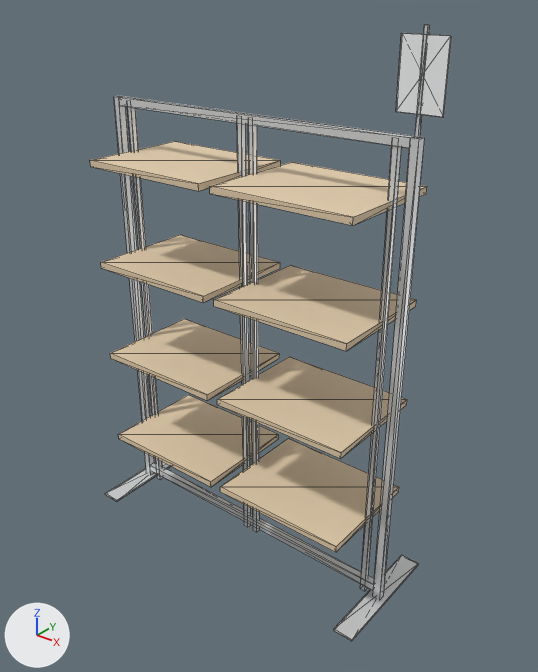
The glTF model public/assets/3d/105-06-011.glb as it was, and as the next commit left it.
Before and after are seen from a 50 mm lens placed at (1.67, -1.97, 2.18), pointed at (0.09, 0.01, 0.95). Every picture has the same lights, and +X, +Y and +Z are marked at lower left. The older version comes first. Mesh edges are drawn as thin lines. Vertices at exactly the same position are counted once.
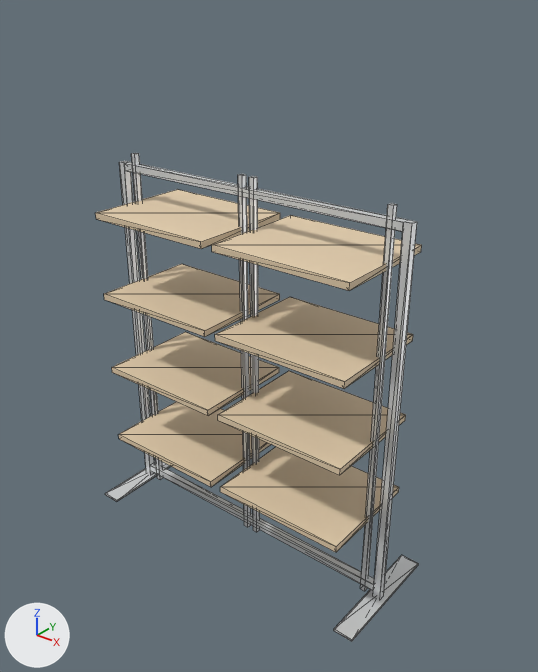
Where the change shows, as pixel boxes (x1, y1, x2, y2) in the pictures (538 x 672 px; the box of a moved part takes in the faces that stretch with it):
'Mesh_0', reshaped (10% narrower, 21% shorter): before (90, 24, 452, 641); after (95, 153, 422, 641)
part 1 of me_mesh_0, moved or reshaped: before (110, 319, 279, 401); after (112, 332, 279, 416)
part 2 of me_mesh_0, moved or reshaped: before (101, 235, 280, 303); after (104, 264, 280, 337)
part 3 of me_mesh_0, moved or reshaped: before (90, 141, 281, 191); after (95, 189, 280, 249)
part 4 of me_mesh_0, moved or reshaped: before (217, 357, 407, 459); after (218, 371, 406, 475)
part 5 of me_mesh_0, moved or reshaped: before (214, 265, 416, 351); after (215, 297, 413, 389)
part 6 of me_mesh_0, moved or reshaped: before (210, 162, 427, 226); after (212, 215, 422, 291)
part 7 of me_mesh_0, deleted: before (415, 24, 430, 138)
part 8 of me_mesh_0, deleted: before (396, 33, 452, 117)
part 9 of me_mesh_0, moved or reshaped: before (114, 96, 425, 599); after (119, 153, 417, 599)
part 10 of me_mesh_0, moved or reshaped: before (237, 123, 260, 532); after (238, 174, 260, 532)

What the commit changed:
me_mesh_0 is used by ob_mesh_0; location (0.0, 0.0, 0.0).
Verts and faces of me_mesh_0; kept vertices keep their numbers, new ones are numbered from 156.
Before the commit, vertices of me_mesh_0: 62 (-0.01, -0.01, 1.75) at pixel (241, 116), 63 (-0.04, -0.01, 1.75) at pixel (236, 115), 66 (-0.04, 0.01, 1.75), 67 (-0.01, 0.01, 1.75), 70 (0.04, -0.01, 1.75) at pixel (252, 118).
Before the commit, vertices of me_mesh_0: 71 (0.01, -0.01, 1.75) at pixel (248, 117), 74 (0.01, 0.01, 1.75), 75 (0.04, 0.01, 1.75).
me_mesh_0 had 156 vertices, 240 faces and spanned x -0.68..0.71, y -0.25..0.25, z 0.0..2.06.
me_mesh_0 now has 140 vertices, 216 faces and spans x -0.68..0.68, y -0.25..0.25, z 0.0..1.55.
me_mesh_0 part 1: the loose piece of 8 vertices spanning x -0.57..-0.03, y -0.22..0.22, z 0.74..0.76 is moved by (0.0, 0.0, -0.07).
me_mesh_0 part 2: the loose piece of 8 vertices spanning x -0.57..-0.03, y -0.22..0.22, z 1.14..1.16 is moved by (0.0, 0.0, -0.13).
me_mesh_0 part 3: the loose piece of 8 vertices spanning x -0.57..-0.03, y -0.22..0.22, z 1.54..1.56 is moved by (0.0, 0.0, -0.2).
me_mesh_0 part 4: the loose piece of 8 vertices spanning x 0.03..0.57, y -0.22..0.22, z 0.74..0.76 is moved by (0.0, 0.0, -0.07).
me_mesh_0 part 5: the loose piece of 8 vertices spanning x 0.03..0.57, y -0.22..0.22, z 1.14..1.16 is moved by (0.0, 0.0, -0.13).
me_mesh_0 part 6: the loose piece of 8 vertices spanning x 0.03..0.57, y -0.22..0.22, z 1.54..1.56 is moved by (0.0, 0.0, -0.2).
me_mesh_0 part 7: the loose piece of 8 vertices spanning x 0.63..0.65, y 0.0, z 1.76..2.06 is deleted.
me_mesh_0 part 8: the loose piece of 8 vertices spanning x 0.57..0.71, y 0.0, z 1.82..2.03 is deleted.
Part 9, on me_mesh_0:
12 vertices in x -0.65..0.65, y -0.01..0.01, z 1.73..1.76 move by (0.0, 0.0, -0.25).
8 vertices in x -0.59..0.59, y -0.01..0.01, z 1.75 move by (0.0, 0.0, -0.2).
Part 10, on me_mesh_0:
Vertices 62, 63, 66, 67, 70, 71, 74, 75 move by (0.0, 0.0, -0.2).
me_mesh_0 no longer uses material mat_acrylic (white #f7f9fa).
